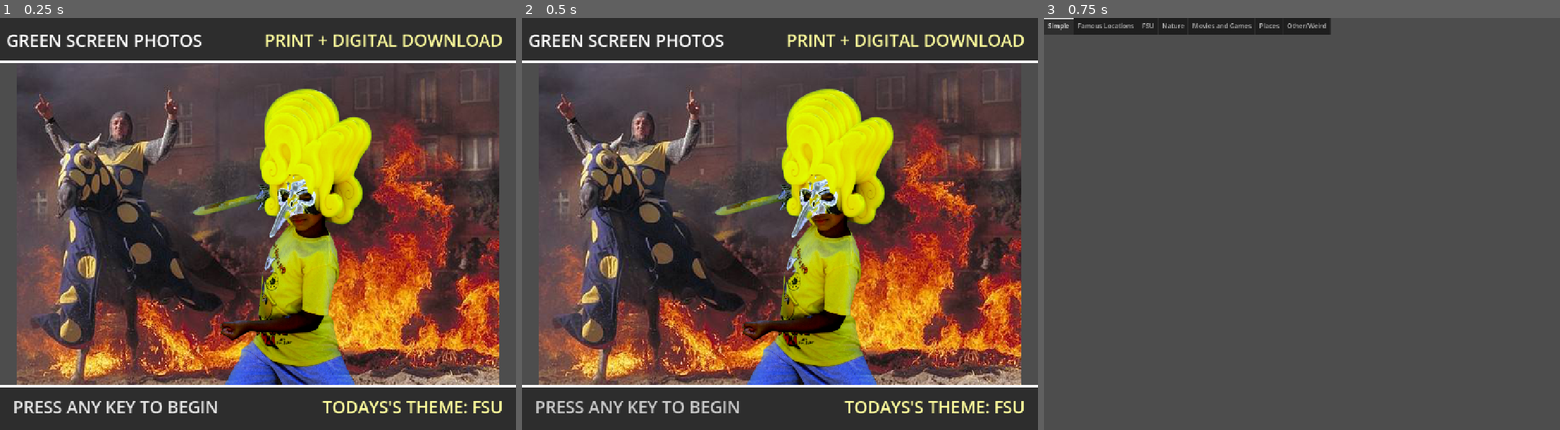
Above: before the commit, frames 1-3 (left to right).
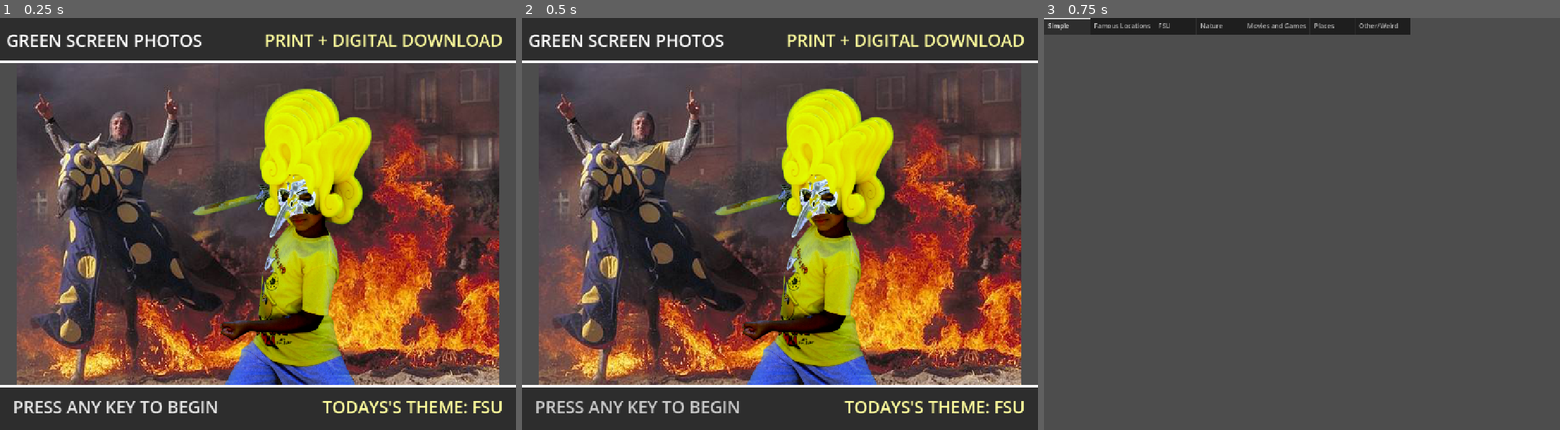
Above: after the commit, the same moments.

Repository: shaneriob-bit/kiosk-client
Game: Godot game, scene res://_scenes/main.tscn
Same seed, same stepped clock (60 frames per second), same inputs: the game is played once before the commit and once after it.
Inputs:
- Up to frame 1 (0.25 s): no input
- Up to frame 2 (0.5 s): no input
- Up to frame 3 (0.75 s): tap Enter at 0.5 s

Frames 1-2 are identical in both runs. In frame 3, 0.9% of the frame differs, in the area x 5-71%, y 0-5%.
Error in both runs: Attempt to call function 'get_files' in base 'null instance' on a null instance. (res://_scripts/image_scroller.gd:30)

Commit message:
switch to windows

Diff:
--- a/_scenes/order_screen.tscn
+++ b/_scenes/order_screen.tscn
@@ -1,5 +1,6 @@
 [gd_scene format=3 uid="uid://d3tonfewmlbtx"]
 
+[ext_resource type="Script" uid="uid://dw6tc6k2spww6" path="res://_scripts/background_selection.gd" id="1_cjxwk"]
 [ext_resource type="Script" uid="uid://3dryyos2k6uf" path="res://_scripts/tab_bar.gd" id="1_s2mde"]
 
 [node name="OrderScreen" type="Control" unique_id=1574650878]
@@ -10,9 +11,22 @@
 grow_horizontal = 2
 grow_vertical = 2
 
+[node name="BackgroundSelection" type="ScrollContainer" parent="." unique_id=1131618317]
+custom_minimum_size = Vector2(1280, 1024)
+custom_maximum_size = Vector2(1280, 984)
+layout_mode = 0
+offset_left = -1.0
+offset_top = 42.0
+offset_right = 1279.0
+offset_bottom = 1026.0
+script = ExtResource("1_cjxwk")
+
+[node name="VBoxContainer" type="VBoxContainer" parent="BackgroundSelection" unique_id=337036487]
+layout_mode = 2
+
 [node name="TabBar" type="TabBar" parent="." unique_id=1336806316]
 layout_mode = 0
-offset_right = 712.0
+offset_right = 1280.0
 offset_bottom = 40.0
 current_tab = 0
 tab_count = 7
--- /dev/null
+++ b/_scripts/background_selection.gd
@@ -0,0 +1,19 @@
+extends ScrollContainer
+
+func _ready() -> void:
+	var backgrounds_path = "user://backgrounds"
+
+
+
+	var background_folder = DirAccess.open(backgrounds_path)
+	var next_file = background_folder.get_next()
+
+	while next_file != "":
+		# create the labels and grid arrays
+		var label = Label.new()
+		label.text = next_file
+		$VBoxContainer.add_child(label)
+
+		var grid_container = GridContainer.new()
+		grid_container.name = next_file
+		$VBoxContainer.add_child(grid_container)
--- a/_scripts/tab_bar.gd
+++ b/_scripts/tab_bar.gd
@@ -2,5 +2,14 @@
 
 # Called when the node enters the scene tree for the first time.
 func _ready() -> void:
+	var longest_string_length = 0
 	for i in tab_count:
-		pass
+		var tab_text = get_tab_title(i)
+		if tab_text.length() > longest_string_length:
+			longest_string_length = tab_text.length()
+
+	for i in tab_count:
+		var tab_text = get_tab_title(i)
+		if tab_text.length() < longest_string_length:
+			for k in (longest_string_length - tab_text.length()):
+				set_tab_title(i, get_tab_title(i) + " ")
Not shown, added: _scripts/background_selection.gd.uid
